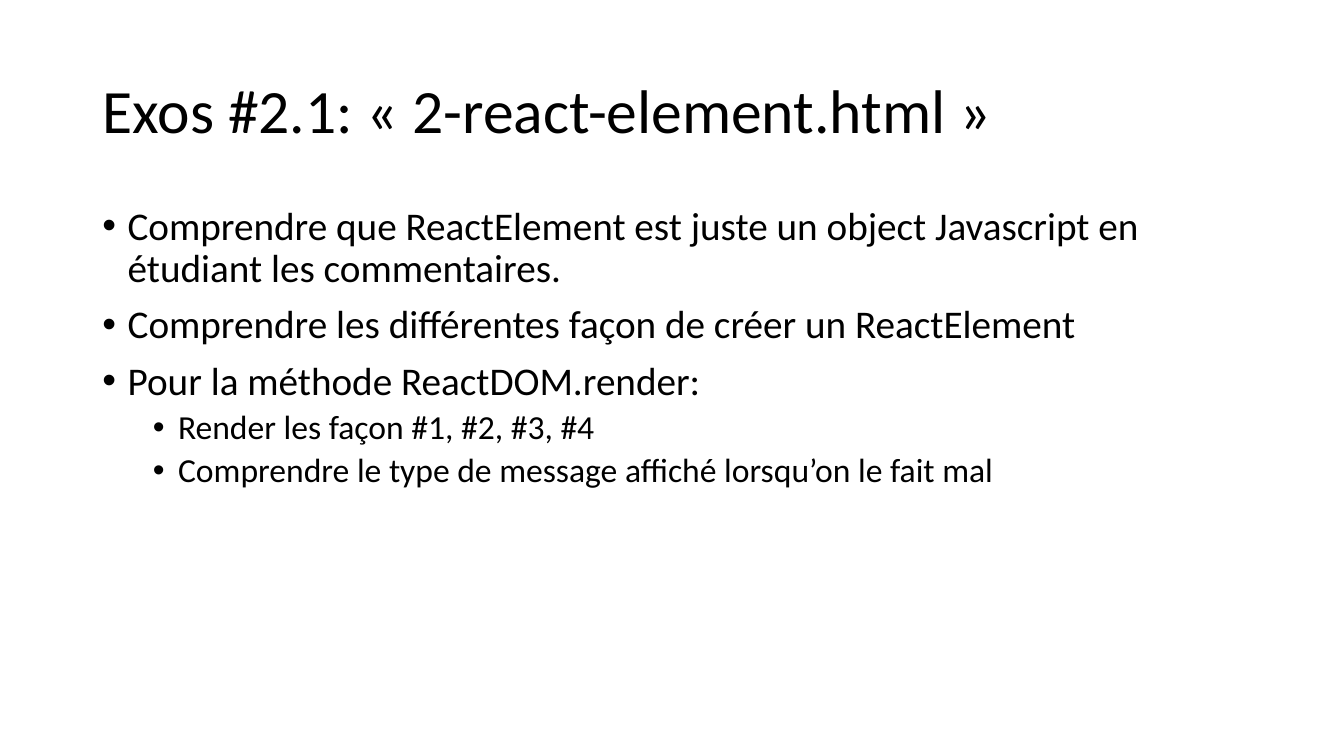
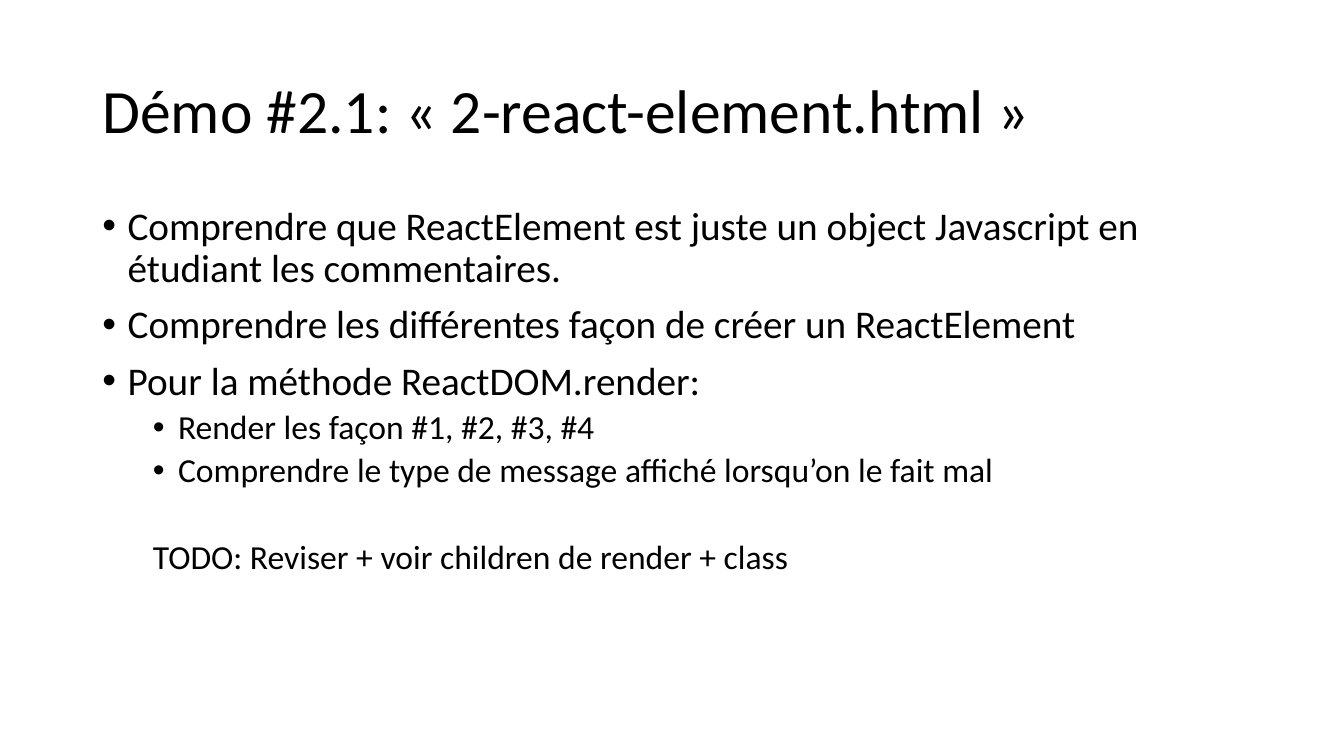
Before and after one commit to samuelgaudreau/formation-front-end-3, a slide deck: slide 19 of part-2/React-Perfo.pptx (slide 18 before the commit). Drawn at 1344x756 pixels with LibreOffice and Linux fonts; fonts in the diff are those of the drawing. Boxes give left, top, right and bottom in pixels: in the first picture for what was removed or moved away, otherwise in the second. Text is boxed around its words. In the diff, an @@ line names an element or a change of style, - is before the commit and + after.

```diff
--- a/part-2/React-Perfo.pptx
+++ b/part-2/React-Perfo.pptx
@@ title at [102,90,984,134]: text changed @@
-Exos #2.1: « 2-react-element.html »
+Démo #2.1: « 2-react-element.html »
@@ text at [153,545,788,570]: paragraph added @@
+  TODO: Reviser + voir children de render + class
```
Also in this commit, not shown: 17 other slides changed, 17 slides added, 1 slide removed, 2 other files.
